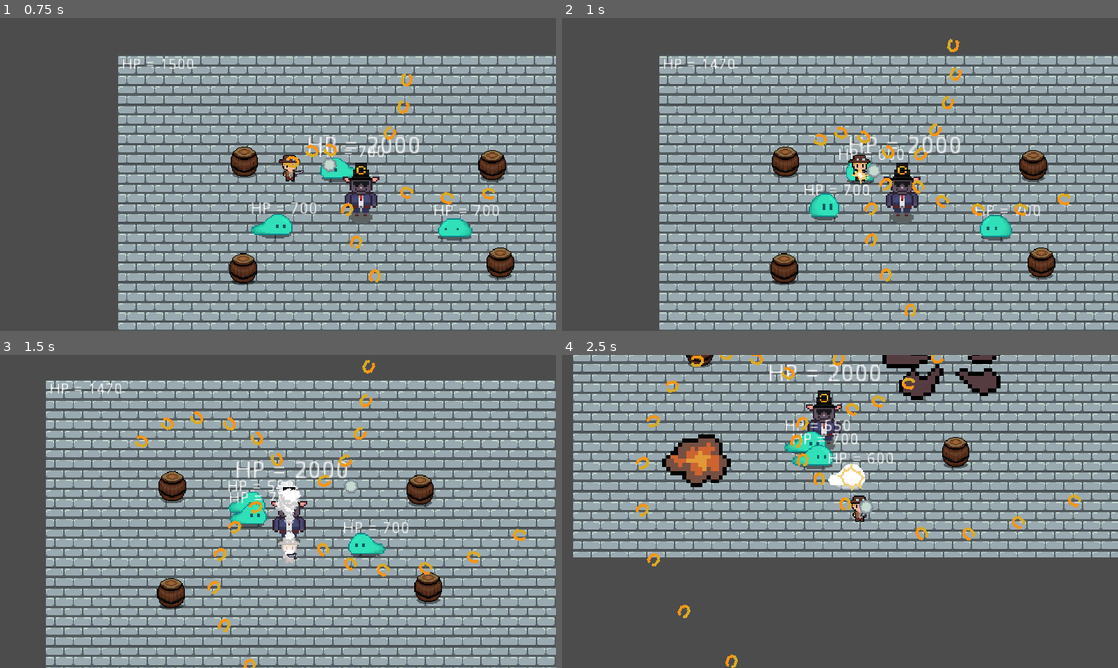
Above: before the commit, frames 1-4 (two rows, left to right).
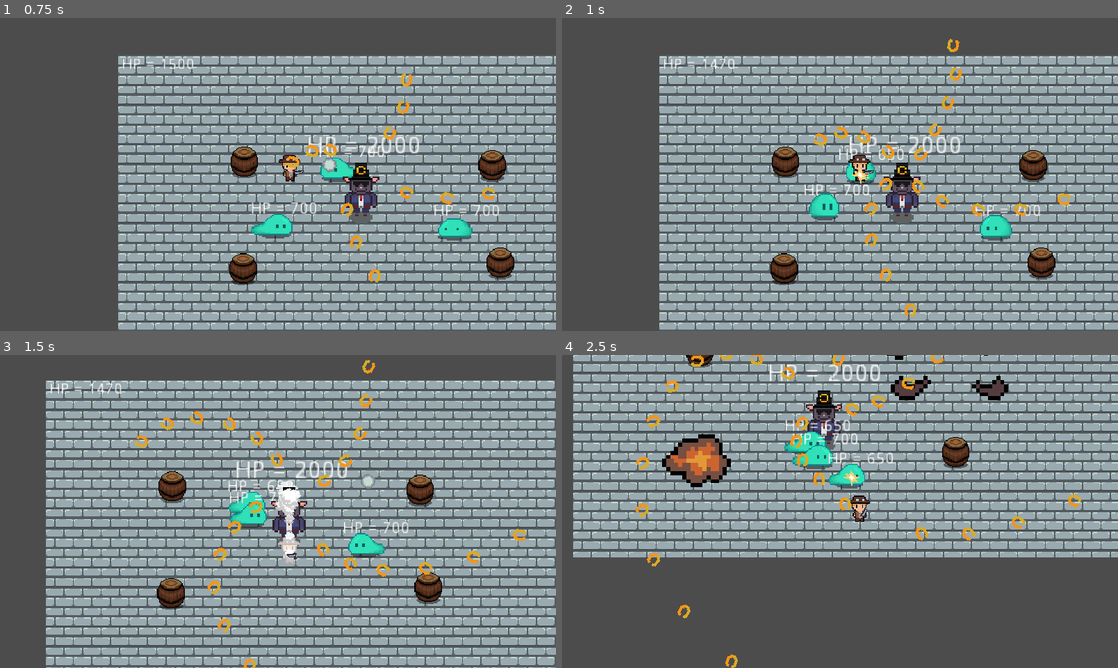
Above: after the commit, the same moments.

Repository: WAIWAI-PARTY/Life-after-people
Game: Godot game, scene res://World.tscn
Same seed, same stepped clock (60 frames per second), same inputs: the game is played once before the commit and once after it.
Inputs (mouse positions are in pixels of both pictures, inside the frame that each line leads up to):
- Up to frame 1 (0.75 s): move the mouse to (400, 158) at 0.52 s; press the mouse at (400, 158) at 0.53 s; hold D (ui_right) from 0.53 s (still down)
- Up to frame 2 (1 s): keep holding D (ui_right)
- Up to frame 3 (1.5 s): move the mouse to (166, 527) at 1.27 s; release D (ui_right) at 1.28 s; release the mouse at (166, 527) at 1.28 s; hold S (ui_down) from 1.28 s (still down); tap Space (dash) at 1.35 s
- Up to frame 4 (2.5 s): click (728, 527) at 1.55 s; move the mouse to (895, 442) at 2.02 s; release S (ui_down) at 2.03 s; press the mouse at (895, 442) at 2.03 s; hold D (ui_right) from 2.03 s (still down)

Frame 1 is identical in both runs. In frame 2, less than 0.1% of the frame differs, in the area x 54-60%, y 41-52%; in frame 3, 0.2%; in frame 4, 1.9%, in the area x 47-81%, y 0-52%.

Commit message:
small change

Diff:
--- a/Weapons/Gun.gd
+++ b/Weapons/Gun.gd
@@ -1,6 +1,7 @@
 
 extends Node2D
 
+export var fireCD = 0.5
 var can_fire = true
 var bullet = preload("res://Weapons/Bullets.tscn")
 
@@ -23,5 +24,5 @@
 		get_parent().add_child(bullet_instance)
 
 		can_fire = false
-		yield(get_tree().create_timer(0.2),"timeout")
+		yield(get_tree().create_timer(fireCD),"timeout")
 		can_fire = true
